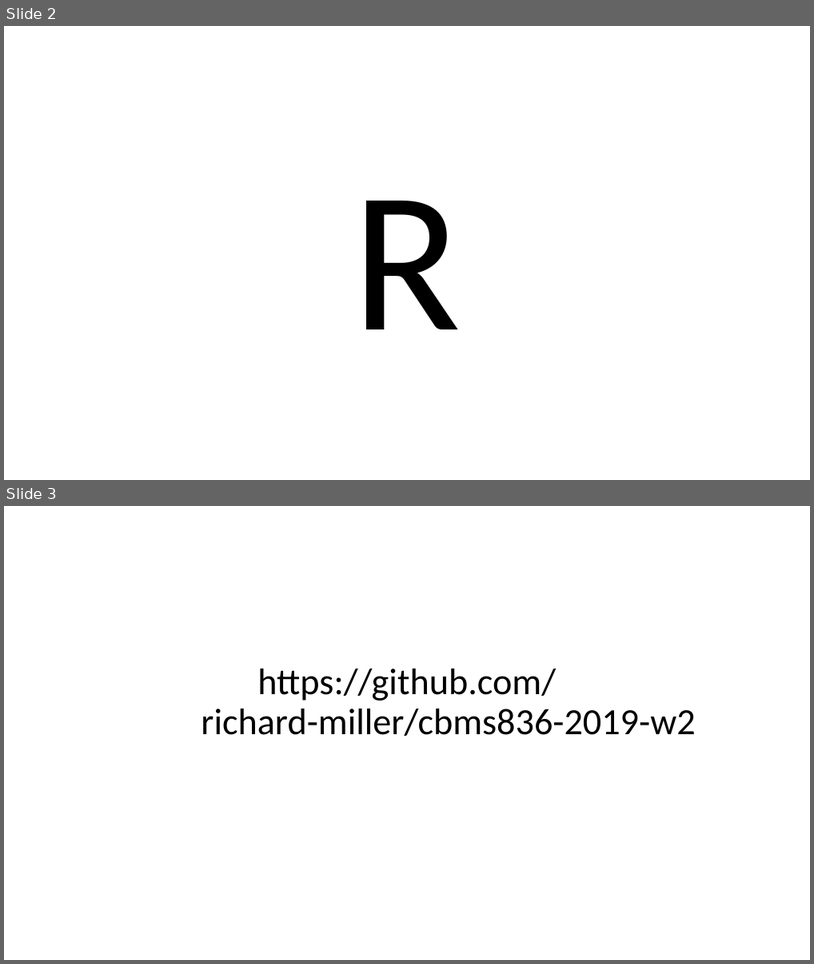
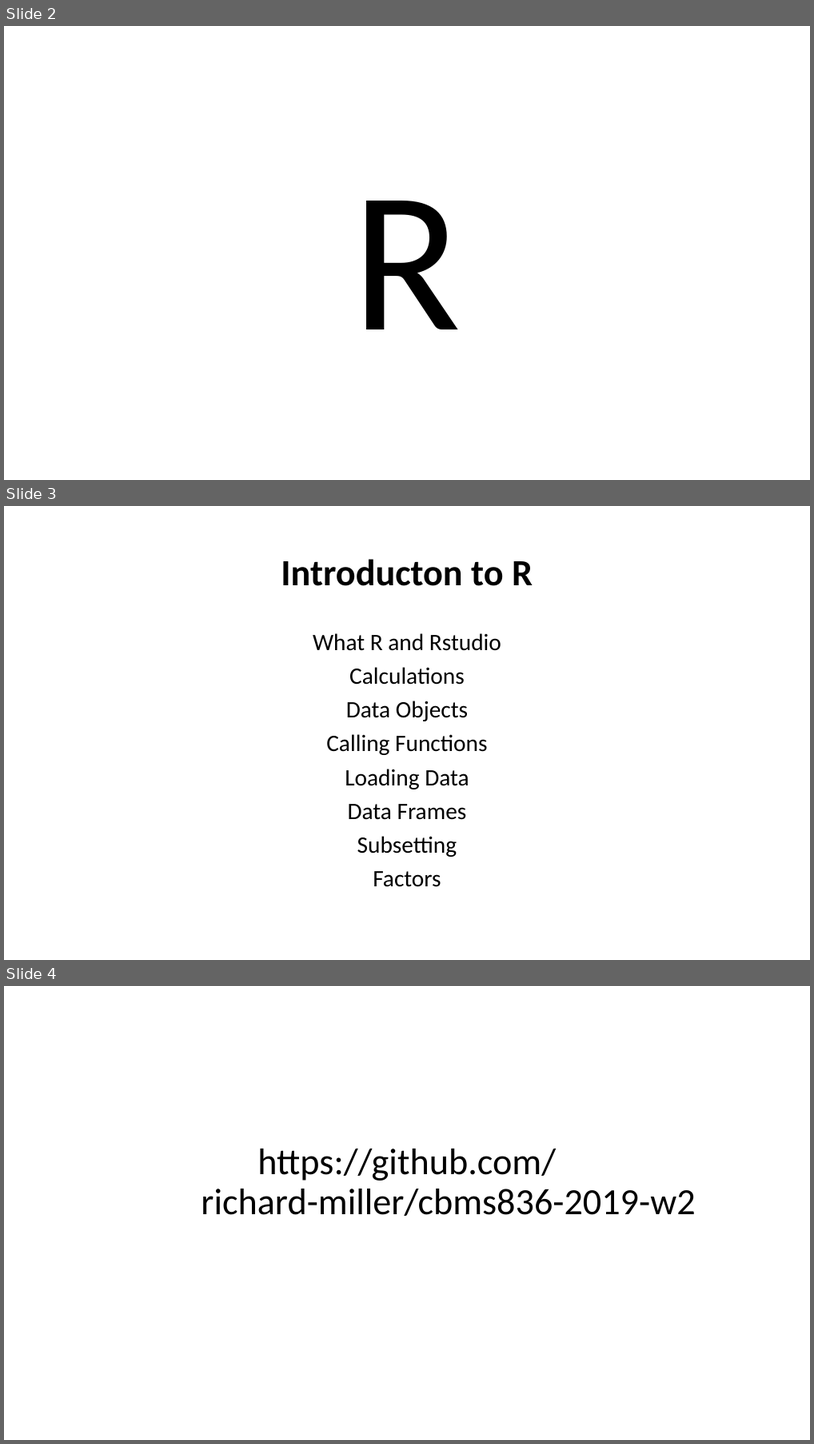
Before and after one commit to beacurious/cmbs836-2019-w2, a slide deck: docs/CMBS836-Workshop-2.pptx. Shown one above the other, each under a label of ours: slides 2 and 3 before the commit, slides 2, 3 and 4 after it. The pictures are 814x964 and 814x1444 pixels, drawn with LibreOffice and Linux fonts; fonts in the diff are those of the drawing. Boxes give left, top, right and bottom in pixels: in the first picture for what was removed or moved away, otherwise in the second. Text is boxed around its words. In the diff, an @@ line names an element or a change of style, - is before the commit and + after.

Commit message:
updated topics slide

```diff
--- a/docs/CMBS836-Workshop-2.pptx
+++ b/docs/CMBS836-Workshop-2.pptx
@@ slide 3 added at bbox=[4, 506, 810, 960], background #FFFFFF @@
@@ title added at bbox=[281, 559, 533, 586], 44 pt, text #000000, bold @@
+Introducton to R
@@ text added at bbox=[313, 633, 502, 887], 28 pt, text #000000 @@
+What R and Rstudio
+Calculations
+Data Objects
+Calling Functions
+Loading Data
+Data Frames
+Subsetting
+Factors
@@ what was slide 3 is now slide 4 @@
```
